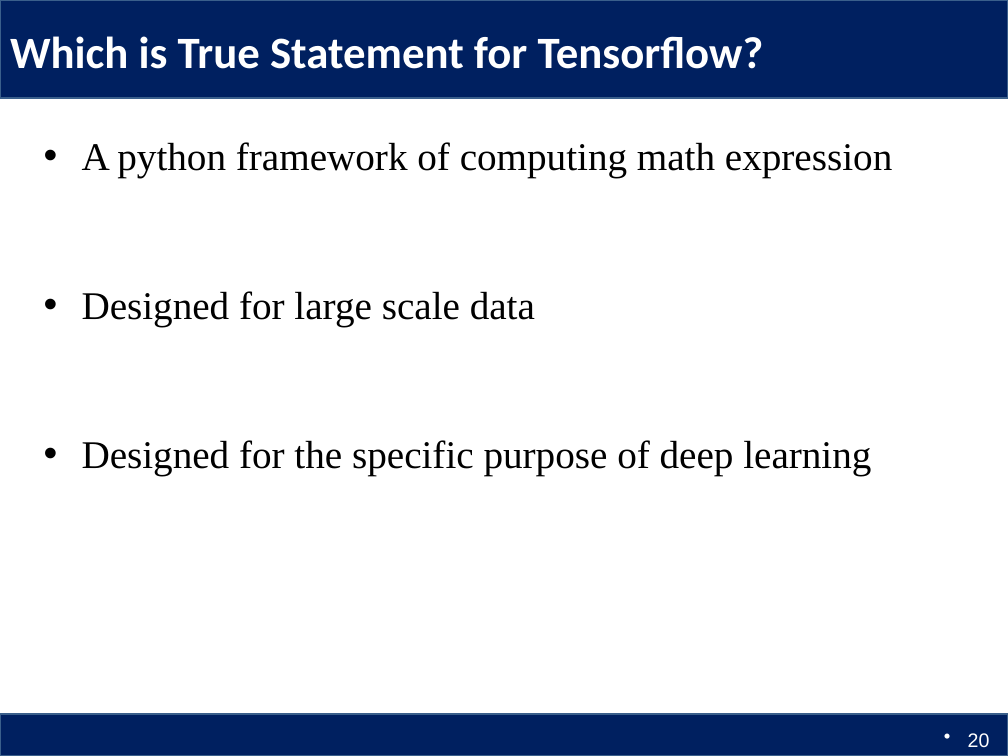
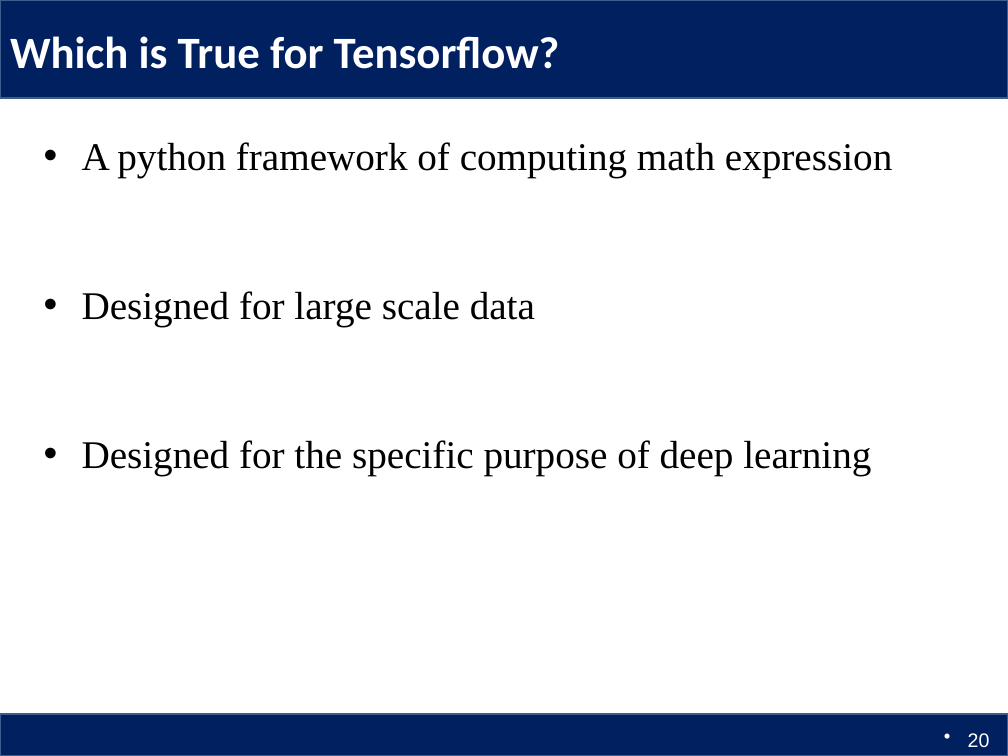
Before and after one commit to Columbia6894/Columbia6894.github.io, a slide deck: slide 20 of lecture/lecture1_llcao.pptx. Drawn at 1008x756 pixels with LibreOffice and Linux fonts; fonts in the diff are those of the drawing. Boxes give left, top, right and bottom in pixels: in the first picture for what was removed or moved away, otherwise in the second. Text is boxed around its words. In the diff, an @@ line names an element or a change of style, - is before the commit and + after.

```diff
--- a/lecture/lecture1_llcao.pptx
+++ b/lecture/lecture1_llcao.pptx
@@ title at [10, 36, 560, 69]: text changed @@
-Which is True Statement for Tensorflow?
+Which is True for Tensorflow?
```
Also in this commit, not shown: 7 other slides changed, 1 other file.
